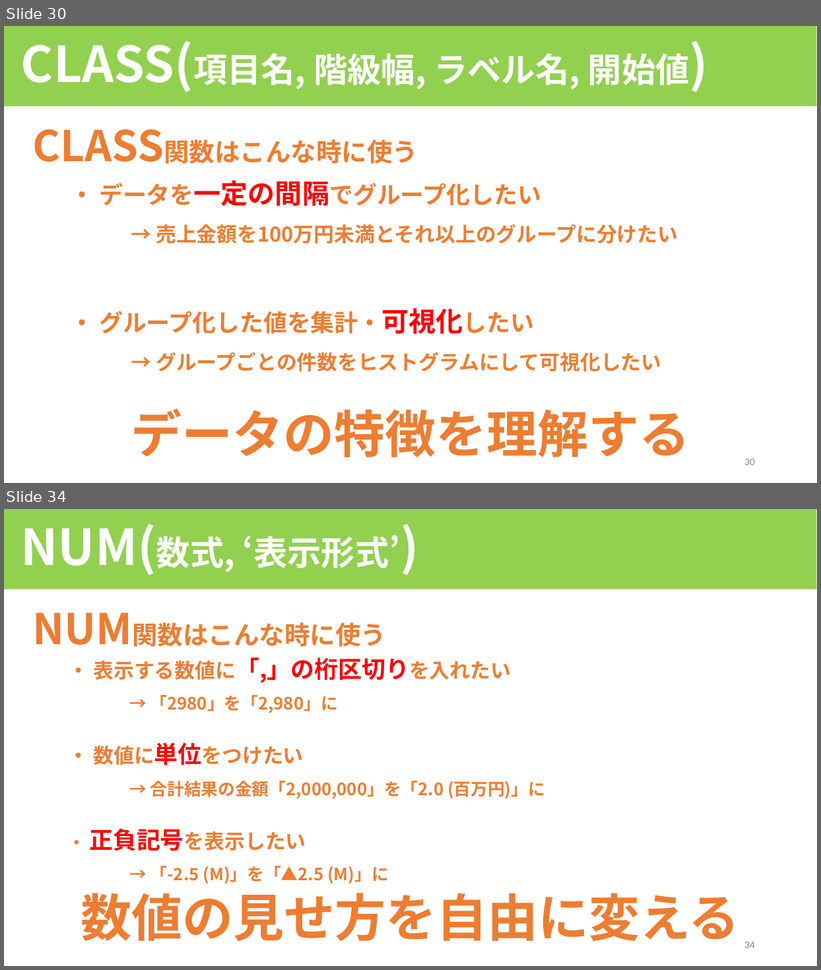
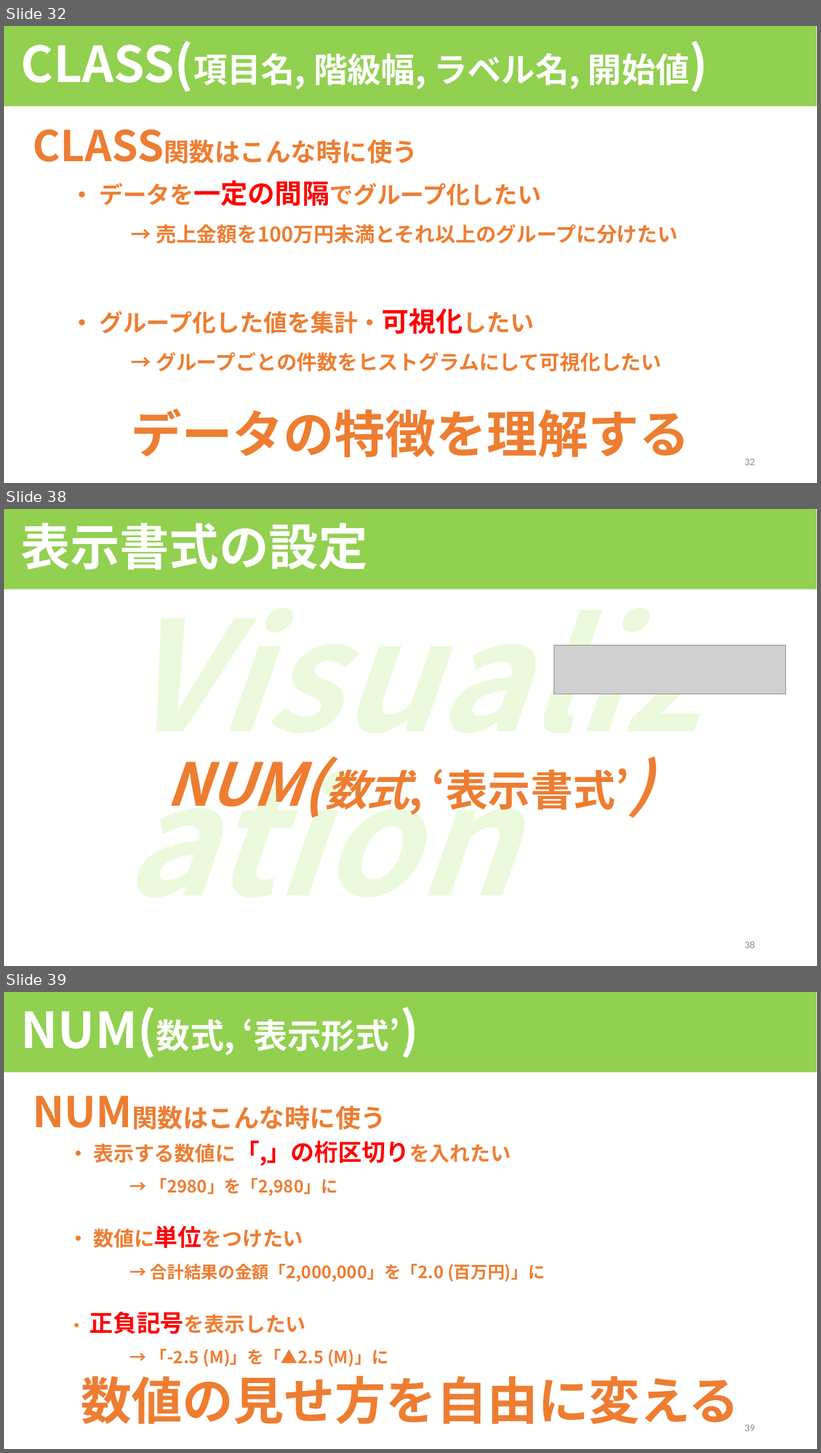
Before and after one commit to HOTNIDAS/inv_app, a slide deck: QlikViewセミナー(応用編1).pptx. Shown one above the other, each under a label of ours: slides 30 and 34 before the commit, slides 32, 38 and 39 after it; the slides between them are not shown. The pictures are 821x970 and 821x1453 pixels, drawn with LibreOffice and Linux fonts; fonts in the diff are those of the drawing; grey boxes stand for pictures. Boxes give left, top, right and bottom in pixels: in the first picture for what was removed or moved away, otherwise in the second. Text is boxed around its words. In the diff, an @@ line names an element or a change of style, - is before the commit and + after.

```diff
--- a/QlikViewセミナー(応用編1).pptx
+++ b/QlikViewセミナー(応用編1).pptx
@@ slide 38 added at box(4, 509, 817, 966), background #FFFFFF @@
@@ rectangle added at box(4, 509, 816, 590), fill #92D050, 58.5 pt, text #FFFFFF, bold @@
+表示書式の設定
@@ text added at box(117, 612, 704, 917), 180 pt, text #EBFADC, bold, italic @@
+Visualization
@@ picture added at box(554, 645, 786, 694) @@
@@ text added at box(166, 760, 630, 818), 50 pt, text #ED7D31, bold, italic @@
+NUM(数式, ‘表示書式’)
@@ page number added at box(745, 941, 755, 949), 12 pt, text #8C8C8C @@
+38
@@ what was slide 30 is now slide 32 @@
@@ page number at box(745, 459, 755, 466): text changed @@
-30
+32
@@ what was slide 34 is now slide 39 @@
@@ page number at box(745, 1425, 755, 1432): text changed @@
-34
+39
```
Also in this commit, not shown: 2 slides changed, 8 other slides added, 2 slides removed.
